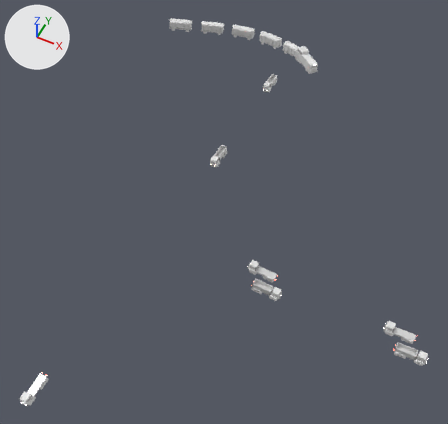
The FBX model Assets/Art/KayseriIsland/Models/Coal/Phase2/Vehicles_P2.fbx as it was, and as the next commit left it.
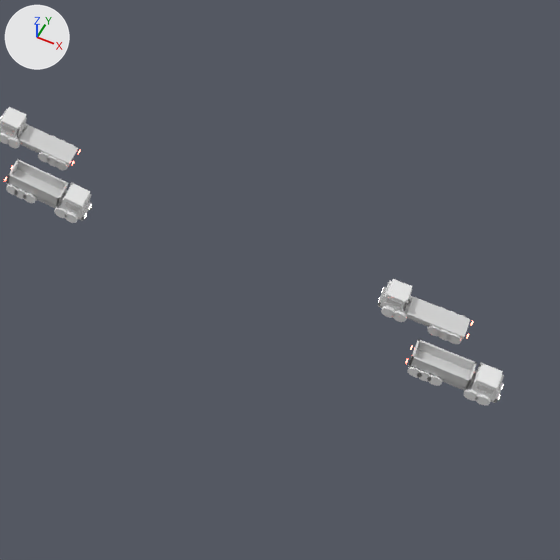
The first picture shows the older version from a 50 mm camera at (84.0, -114.0, 179.0) aimed at (16.0, 22.0, 10.0). The close-ups show the older and then the newer version on the part from 56% to 100% of the width and 52% to 99% of the height of that picture. Only the edits that show in the close-ups are written down. The axes (+X, +Y, +Z) are drawn at upper left. The lights are the same throughout.

Objects in the first close-up: 'truck_road_cargo0', 'truck_road_cargo1', 'truck_road_ore2', 'truck_road_ore3'.
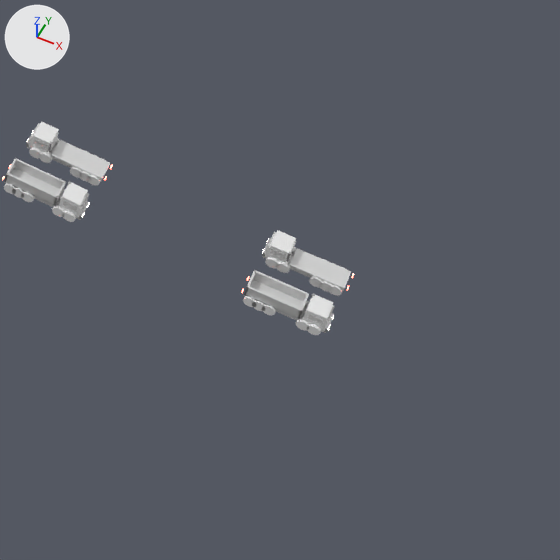
Location of each change, (x1, y1, x2, y2) in pixels of the close-ups (560 x 560 px):
```json
{"object": "truck_road_ore3", "change": "moved, turned", "before": [405, 339, 504, 406], "after": [241, 270, 334, 335]}
{"object": "truck_road_cargo0", "change": "moved, turned", "before": [377, 279, 473, 344], "after": [262, 230, 354, 296]}
{"object": "truck_road_cargo1", "change": "moved, turned", "before": [0, 107, 80, 170], "after": [26, 121, 113, 186]}
{"object": "truck_road_ore2", "change": "moved", "before": [4, 159, 92, 223], "after": [2, 158, 89, 222]}
```

The change, as JSON lines over the scene's bpy script:
```json
{"op": "set", "path": "ob_truck_road_cargo1.location", "old": "(39.8, 3.0, 8.8)", "new": "(44.0, 3.0, 8.3)"}
{"op": "set", "path": "ob_truck_road_cargo1.rotation_euler", "old": "(0.0, -0.0956, -3.142)", "new": "(0.0, -0.102, -3.142)", "note": "degrees (0, -5.5, -180) -> degrees (0, -5.8, -180)"}
{"op": "set", "path": "ob_truck_road_cargo0.location", "old": "(87.8, 3.0, 5.3)", "new": "(73.9, 3.0, 5.6)"}
{"op": "set", "path": "ob_truck_road_cargo0.rotation_euler", "old": "(0.0, -0.00112, -3.142)", "new": "(0.0, -0.0495, -3.142)", "note": "degrees (0, -0.1, -180) -> degrees (0, -2.8, -180)"}
{"op": "set", "path": "ob_truck_road_ore2.location", "old": "(44.3, -3.0, 8.3)", "new": "(44.0, -3.0, 8.3)"}
{"op": "set", "path": "ob_truck_road_ore3.location", "old": "(93.1, -3.0, 5.3)", "new": "(73.9, -3.0, 5.6)"}
{"op": "set", "path": "ob_truck_road_ore3.rotation_euler", "old": "(0.0, 0.0, 0.0)", "new": "(0.0, 0.0486, 0.0)", "note": "degrees (0, 0, 0) -> degrees (0, 2.8, 0)"}
```
